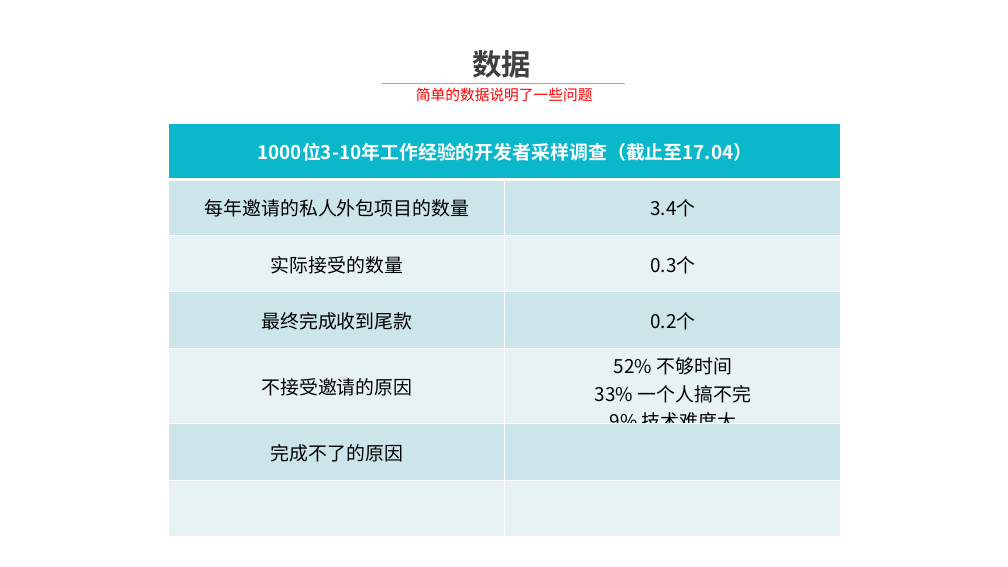
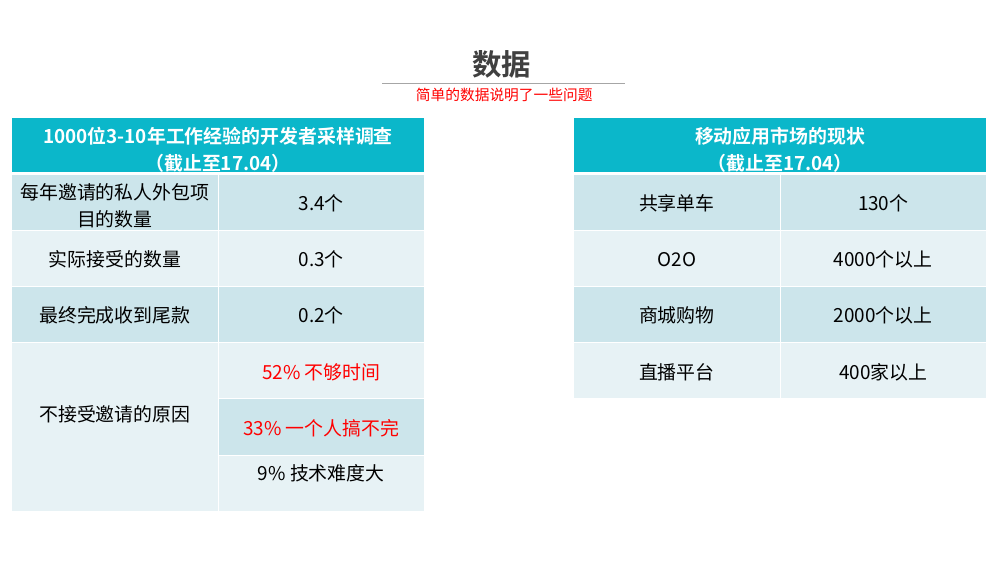
Before and after one commit to alucard263096/BP, a slide deck: slide 2 of App后端云 商业计划书 - v1 团队.pptx. Drawn at 1008x567 pixels with LibreOffice and Linux fonts; fonts in the diff are those of the drawing; background and template pictures are left out. Boxes give left, top, right and bottom in pixels: in the first picture for what was removed or moved away, otherwise in the second. Text is boxed around its words. In the diff, an @@ line names an element or a change of style, - is before the commit and + after.

```diff
--- a/App后端云 商业计划书 - v1 团队.pptx
+++ b/App后端云 商业计划书 - v1 团队.pptx
@@ table at bbox=[11, 117, 424, 531] @@
-row 1, column 1: 1000位3-10年工作经验的开发者采样调查（截止至17.04）
+row 1, column 1: 1000位3-10年工作经验的开发者采样调查 / （截止至17.04）
-row 5, column 2: 52% 不够时间 / 33% 一个人搞不完 / 9% 技术难度大
+row 5, column 2: 52% 不够时间
-row 6, column 1: 完成不了的原因
+row 6, column 1: 
-row 6, column 2: 
+row 6, column 2: 33% 一个人搞不完
-row 7, column 2: 
+row 7, column 2: 9% 技术难度大
@@ table: place and size @@
-table at bbox=[169, 123, 840, 537]
+table at bbox=[11, 117, 424, 531]
@@ table added at bbox=[574, 117, 987, 399], 5 rows, 2 columns @@
+移动应用市场的现状 / （截止至17.04） | 
+共享单车 | 130个
+O2O | 4000个以上
+商城购物 | 2000个以上
+直播平台 | 400家以上
```
Also in this commit, not shown: 7 other slides changed, 1 slide removed.
